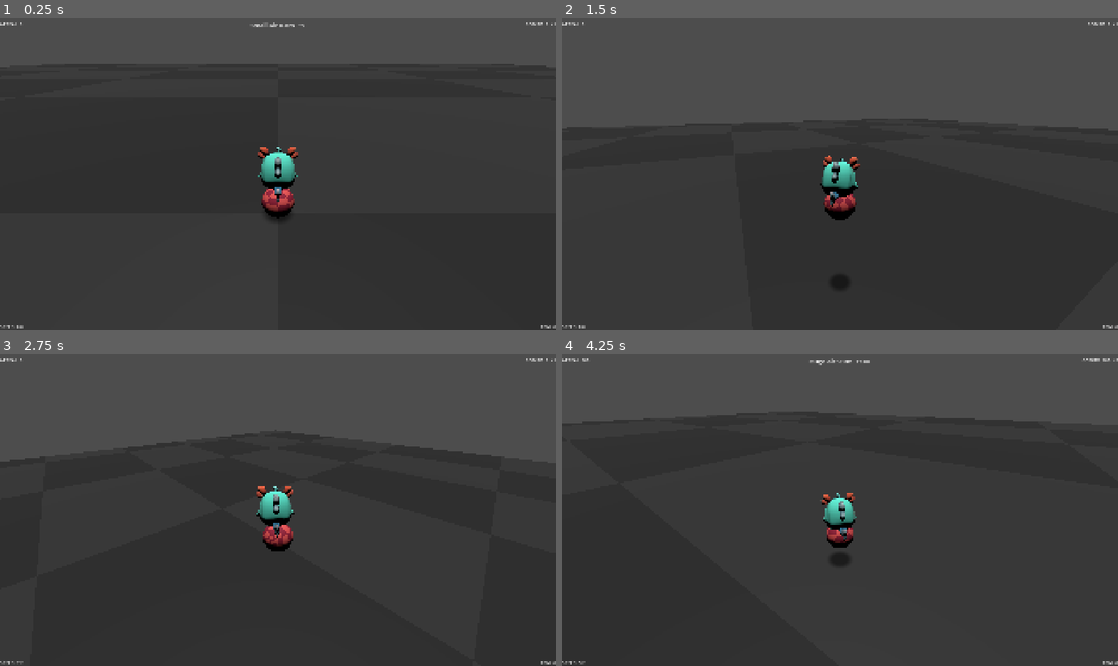
Above: before the commit, frames 1-4 (two rows, left to right).
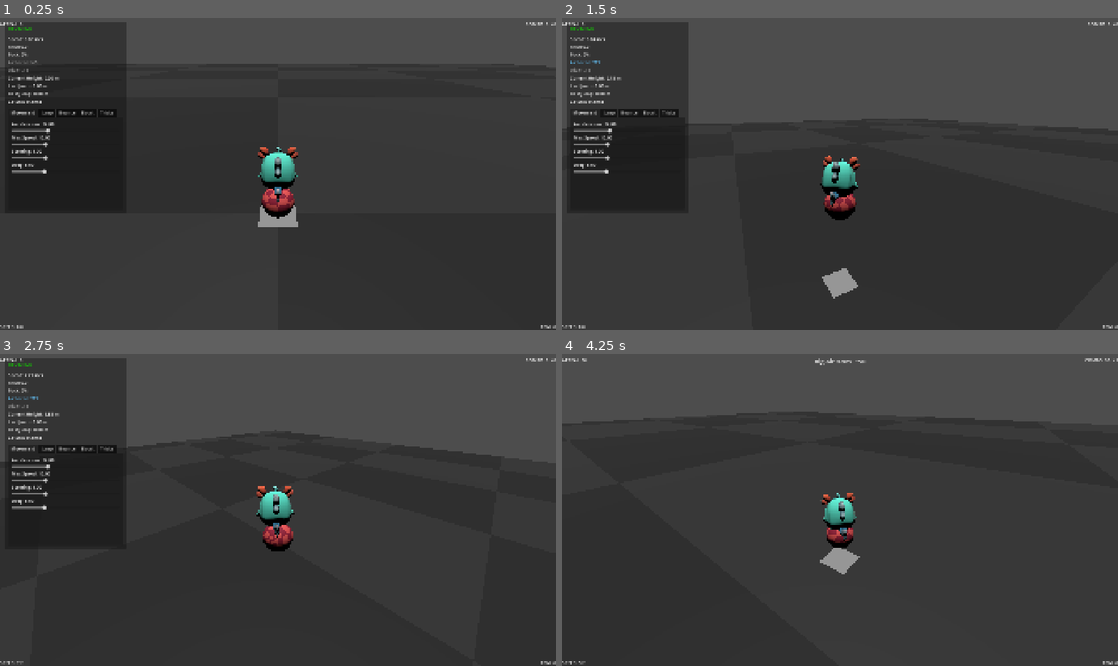
Above: after the commit, the same moments.

Repository: mika-marcondes/axie-jam
Game: Godot game, scene res://scenes/contest/contest_greybox.tscn
Same seed, same stepped clock (60 frames per second), same inputs: the game is played once before the commit and once after it.
Inputs:
- Up to frame 1 (0.25 s): no input
- Up to frame 2 (1.5 s): hold D (move_right) 0.53-1.28 s; hold Space (jump) 0.53-1.28 s; hold S (move_back) from 1.28 s (still down); tap Shift (boost) at 1.35 s
- Up to frame 3 (2.75 s): tap Space (jump) at 1.52, 1.55, 1.82 s; release S (move_back) at 2.03 s; hold D (move_right) from 2.03 s (still down); hold Space (jump) from 2.03 s (still down); tap Q (camera_left) at 2.1 s
- Up to frame 4 (4.25 s): release D (move_right) at 2.78 s; release Space (jump) at 2.78 s; hold W (move_forward) 2.78-3.53 s; tap E (camera_right) at 2.85 s; tap Space (jump) at 3.02, 3.05, 3.32, 3.77, 3.8, 4.07 s; hold A (move_left) from 3.53 s (still down); hold 1 (toggle_dev_mode) from 3.53 s (still down)

The runs differ from the first frame. In frame 1, 4.0% of the frame differs, in the area x 0-100%, y 1-68%; in frame 2, 11%, in the area x 0-100%, y 1-90%; in frame 3, 10%; in frame 4, 0.5%.

Commit message:
score configs

Diff:
--- /dev/null
+++ b/data/scoring/default_scoring_config.tres
@@ -0,0 +1,12 @@
+[gd_resource type="Resource" script_class="ScoringConfig" format=3 uid="uid://dcpfnx2spfqbf"]
+
+[ext_resource type="Script" uid="uid://ybh2i1s4dh4d" path="res://scripts/scoring/scoring_config.gd" id="1_ghjnf"]
+
+[resource]
+script = ExtResource("1_ghjnf")
+minimum_air_height = 2.0
+small_air_height = 5.0
+medium_air_height = 9.0
+big_air_height = 100.0
+big_air_points = 50
+metadata/_custom_type_script = "uid://ybh2i1s4dh4d"
--- a/scenes/contest/contest_greybox.tscn
+++ b/scenes/contest/contest_greybox.tscn
@@ -3,6 +3,7 @@
 [ext_resource type="Script" uid="uid://bntgxgh8oqw3q" path="res://scripts/contest/performance_controller.gd" id="1_3ppnf"]
 [ext_resource type="Shader" uid="uid://ddl7gqodm82t5" path="res://scenes/contest/contest_greybox.gdshader" id="1_ccxh4"]
 [ext_resource type="PackedScene" uid="uid://dveyac02bqln8" path="res://scenes/player/player.tscn" id="1_r5vmv"]
+[ext_resource type="Resource" uid="uid://dcpfnx2spfqbf" path="res://data/scoring/default_scoring_config.tres" id="2_60nno"]
 [ext_resource type="PackedScene" uid="uid://diill28ak0gww" path="res://scenes/player/ball.tscn" id="2_ccxh4"]
 [ext_resource type="Script" uid="uid://br0hfpbv8lnf1" path="res://scripts/camera/camera_rig.gd" id="4_aps6a"]
 [ext_resource type="PackedScene" uid="uid://bfrpeh1opo6n5" path="res://scenes/ui/dev_panel.tscn" id="5_dc481"]
@@ -27,6 +28,7 @@
 script = ExtResource("1_3ppnf")
 ball = NodePath("Ball")
 player = NodePath("Player")
+scoring = ExtResource("2_60nno")
 
 [node name="Floor" type="StaticBody3D" parent="." unique_id=27720150]
 
@@ -58,7 +60,6 @@
 current = true
 
 [node name="DevUI" parent="." unique_id=1027784577 node_paths=PackedStringArray("player") instance=ExtResource("5_dc481")]
-visible = false
 ball_path = NodePath("../Ball")
 player = NodePath("../Player")
 
--- a/scenes/player/ball.tscn
+++ b/scenes/player/ball.tscn
@@ -2,7 +2,6 @@
 
 [ext_resource type="Script" uid="uid://cpndixow04ijj" path="res://scenes/player/ball_controller.gd" id="1_jxf6l"]
 [ext_resource type="Shader" uid="uid://ce5wwmpkopvmh" path="res://scenes/player/ball.gdshader" id="2_jxcsf"]
-[ext_resource type="Shader" uid="uid://detpkt7evo5bu" path="res://scenes/player/ball_shadow.gdshader" id="3_8x03u"]
 
 [sub_resource type="ShaderMaterial" id="ShaderMaterial_r5vmv"]
 render_priority = 0
@@ -17,10 +16,6 @@
 [sub_resource type="SphereShape3D" id="SphereShape3D_brmbs"]
 
 [sub_resource type="ShaderMaterial" id="ShaderMaterial_dbjuf"]
-render_priority = 0
-shader = ExtResource("3_8x03u")
-shader_parameter/shadow_color = Color(0, 0, 0, 1)
-shader_parameter/opacity = 0.50000002375
 
 [sub_resource type="PlaneMesh" id="PlaneMesh_brmbs"]
 material = SubResource("ShaderMaterial_dbjuf")
--- a/scenes/ui/dev_panel.tscn
+++ b/scenes/ui/dev_panel.tscn
@@ -62,6 +62,26 @@
 layout_mode = 2
 text = "Dive"
 
+[node name="CurrentJumpHeightLabel" type="Label" parent="PanelContainer/MarginContainer/MainVBox/DebugReadouts" unique_id=855177945]
+unique_name_in_owner = true
+layout_mode = 2
+text = "Current Height"
+
+[node name="LastJumpHeightLabel" type="Label" parent="PanelContainer/MarginContainer/MainVBox/DebugReadouts" unique_id=1498727208]
+unique_name_in_owner = true
+layout_mode = 2
+text = "Last Jump Height"
+
+[node name="BestJumpHeightLabel" type="Label" parent="PanelContainer/MarginContainer/MainVBox/DebugReadouts" unique_id=325683058]
+unique_name_in_owner = true
+layout_mode = 2
+text = "Best Jump Height"
+
+[node name="CatchDistanceLabel" type="Label" parent="PanelContainer/MarginContainer/MainVBox/DebugReadouts" unique_id=2090141706]
+unique_name_in_owner = true
+layout_mode = 2
+text = "Catch Distance"
+
 [node name="HSeparator" type="HSeparator" parent="PanelContainer/MarginContainer/MainVBox" unique_id=1736171825]
 layout_mode = 2
 
--- a/scripts/contest/performance_controller.gd
+++ b/scripts/contest/performance_controller.gd
@@ -8,6 +8,7 @@
 @export_category("References")
 @export var ball: BallController
 @export var player: PlayerController
+@export var scoring: ScoringConfig
 
 var total_appeal: int = 0
 var combo_points: int = 0
@@ -21,6 +22,10 @@
 
 
 func _ready() -> void:
+	if scoring == null:
+		push_error("PerformanceController requires a ScoringConfig.")
+		return
+
 	if ball != null:
 		was_on_floor = ball.is_on_floor()
 
@@ -79,17 +84,29 @@
 
 
 func score_air_height(height: float) -> void:
-	if height < 0.4:
+	if height < scoring.minimum_air_height:
 		return
 
-	if height < 1.0:
-		score_event("Small Air %.1fm" % height, 5)
-	elif height < 2.0:
-		score_event("Air %.1fm" % height, 25)
-	elif height < 3.5:
-		score_event("Big Air %.1fm" % height, 60)
+	if height < scoring.small_air_height:
+		score_event(
+			"Small Air %.1fm" % height,
+			scoring.small_air_points
+		)
+	elif height < scoring.medium_air_height:
+		score_event(
+			"Air %.1fm" % height,
+			scoring.medium_air_points
+		)
+	elif height < scoring.big_air_height:
+		score_event(
+			"Big Air %.1fm" % height,
+			scoring.big_air_points
+		)
 	else:
-		score_event("Huge Air %.1fm" % height, 100)
+		score_event(
+			"Huge Air %.1fm" % height,
+			scoring.huge_air_points
+		)
 
 
 func score_event(event_name: String, points: int) -> void:
@@ -107,3 +124,15 @@
 	combo_chain = 0
 
 	combo_changed.emit(combo_points, combo_chain)
+
+
+func get_combo_multiplier() -> float:
+	var multiplier: float = (
+		1.0
+		+ maxf(combo_chain - 1, 0) * scoring.combo_multiplier_step
+	)
+
+	return minf(
+		multiplier,
+		scoring.max_combo_multiplier
+	)
--- a/scripts/player/player_controller.gd
+++ b/scripts/player/player_controller.gd
@@ -23,6 +23,19 @@
 @onready var trick_pivot: Node3D = $TrickPivot
 @onready var tuck_aura: MeshInstance3D = $TrickPivot/TuckAura
 
+@export_category("Debug Tracking")
+@export var jump_height_threshold: float = 0.05
+
+@onready var air_offset_root: Node3D = $AirOffsetRoot
+
+var current_jump_height: float = 0.0
+var last_jump_height: float = 0.0
+var best_jump_height: float = 0.0
+
+var jump_start_y: float = 0.0
+var jump_peak_y: float = 0.0
+var was_airborne: bool = false
+
 var tuck_aura_material: ShaderMaterial
 
 var air_spin_angle: float = 0.0
@@ -45,6 +58,7 @@
 		handle_air_tricks(delta)
 
 	update_tuck_visuals()
+	update_jump_tracking()
 
 
 func _ready() -> void:
@@ -154,6 +168,40 @@
 	)
 
 
+func update_jump_tracking() -> void:
+	var airborne: bool = not ball.is_on_floor()
+	var current_y: float = trick_pivot.global_position.y
+
+	if airborne and not was_airborne:
+		jump_start_y = current_y
+		jump_peak_y = current_y
+		current_jump_height = 0.0
+
+	if airborne:
+		jump_peak_y = maxf(jump_peak_y, current_y)
+
+		current_jump_height = maxf(
+			current_y - jump_start_y,
+			0.0
+		)
+
+	if not airborne and was_airborne:
+		last_jump_height = maxf(
+			jump_peak_y - jump_start_y,
+			0.0
+		)
+
+		if last_jump_height >= jump_height_threshold:
+			best_jump_height = maxf(
+				best_jump_height,
+				last_jump_height
+			)
+
+		current_jump_height = 0.0
+
+	was_airborne = airborne
+
+
 func apply_trick_rotation() -> void:
 	trick_pivot.rotation = Vector3(
 		air_pitch_angle,
@@ -209,9 +257,25 @@
 	return air_spin_velocity
 
 
+func get_current_jump_height() -> float:
+	return current_jump_height
+
+
+func get_last_jump_height() -> float:
+	return last_jump_height
+
+
+func get_best_jump_height() -> float:
+	return best_jump_height
+
+
 func is_airborne() -> bool:
 	return ball != null and not ball.is_on_floor()
 
 
 func is_diving() -> bool:
 	return absf(air_pitch_angle) > 0.05
+
+
+func get_catch_distance() -> float:
+	return air_offset_root.position.length()
--- /dev/null
+++ b/scripts/scoring/scoring_config.gd
@@ -0,0 +1,36 @@
+extends Resource
+class_name ScoringConfig
+
+@export_category("Spin")
+@export var spin_base_points: int = 50
+@export var spin_rotation_multiplier: float = 1.0
+
+@export_category("Air")
+@export var minimum_air_height: float = 0.4
+
+@export var small_air_height: float = 1.0
+@export var small_air_points: int = 5
+
+@export var medium_air_height: float = 2.0
+@export var medium_air_points: int = 25
+
+@export var big_air_height: float = 3.5
+@export var big_air_points: int = 60
+
+@export var huge_air_points: int = 100
+
+@export_category("Posture")
+@export var dive_points: int = 30
+
+@export_category("Bounce")
+@export var bounce_points: int = 20
+@export var perfect_bounce_points: int = 75
+
+@export_category("Combo")
+@export var combo_multiplier_step: float = 0.25
+@export var max_combo_multiplier: float = 5.0
+@export_range(0.0, 1.0, 0.05) var repetition_penalty: float = 0.75
+
+@export_category("Landing")
+@export var clean_landing_multiplier: float = 1.0
+@export var sketchy_landing_multiplier: float = 0.5
--- a/scripts/ui/dev_panel.gd
+++ b/scripts/ui/dev_panel.gd
@@ -83,6 +83,12 @@
 
 @onready var landing_spin_deceleration_value: Label = %LandingSpinDecelerationValue
 @onready var landing_spin_deceleration_slider: HSlider = %LandingSpinDecelerationSlider
+
+@onready var current_jump_height_label: Label = %CurrentJumpHeightLabel
+@onready var last_jump_height_label: Label = %LastJumpHeightLabel
+@onready var best_jump_height_label: Label = %BestJumpHeightLabel
+
+@onready var catch_distance_label: Label = %CatchDistanceLabel
 
 const MODIFIED_COLOR: Color = Color("#F6C85F")
 
@@ -468,6 +474,21 @@
 	spin_rpm_label.text = "RPM: %.1f" % rpm
 	tuck_label.text = "Tuck: %d%%" % tuck_percent
 
+	current_jump_height_label.text = (
+		"Current Height: %.2f m"
+		% player.get_current_jump_height()
+	)
+
+	last_jump_height_label.text = (
+		"Last Jump: %.2f m"
+		% player.get_last_jump_height()
+	)
+
+	best_jump_height_label.text = (
+		"Best Jump: %.2f m"
+		% player.get_best_jump_height()
+	)
+
 	if absf(rpm) > 1.0:
 		spin_rpm_label.add_theme_color_override(
 			"font_color",
Not shown, added: scripts/scoring/scoring_config.gd.uid
